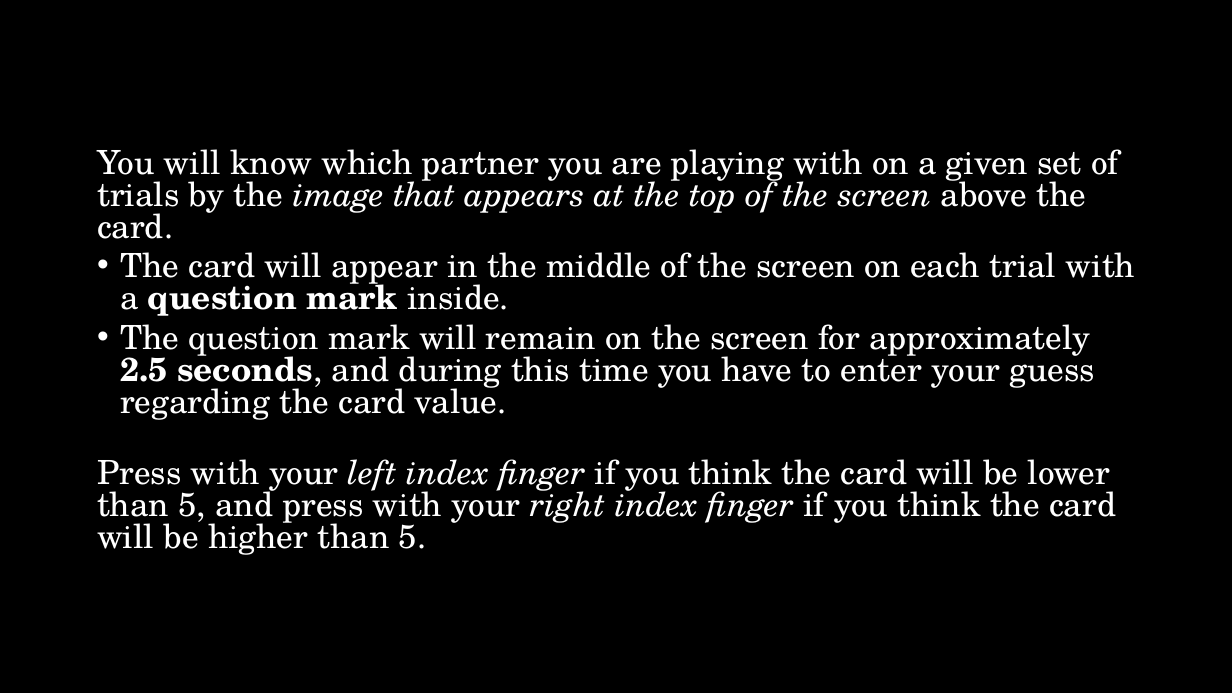
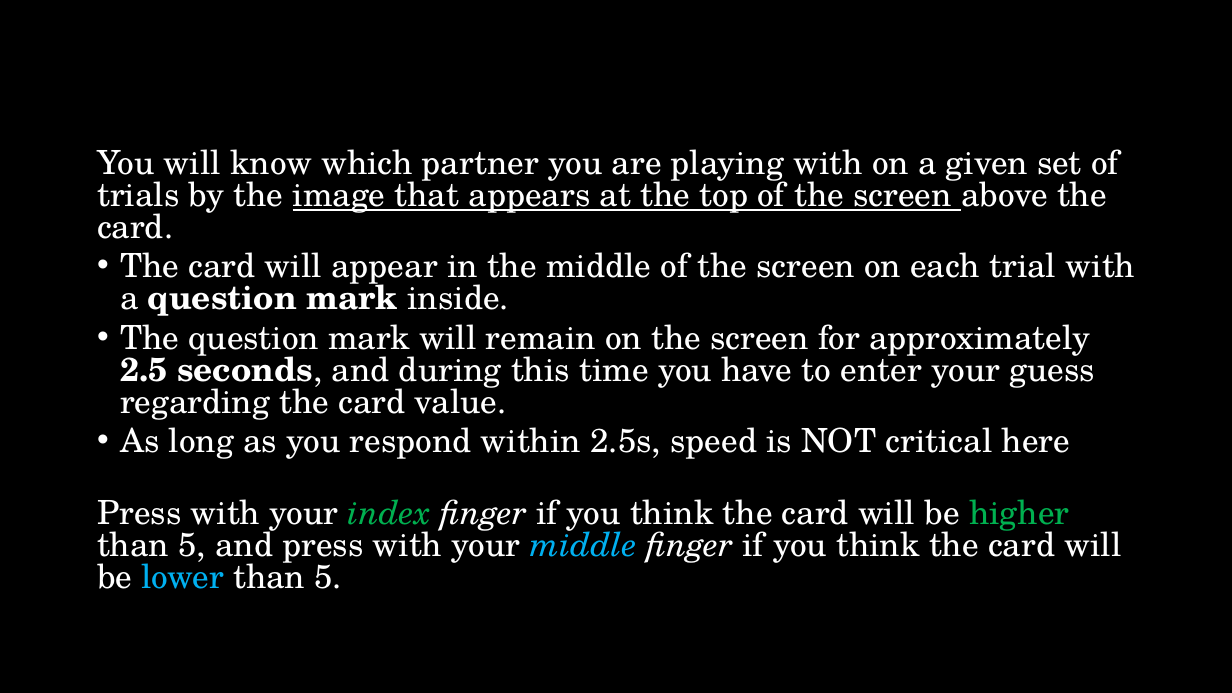
Before and after one commit to DVS-Lab/night-owls, a slide deck: slide 4 of sharedreward/Instructions.pptx (slide 5 before the commit). Drawn at 1232x693 pixels with LibreOffice and Linux fonts; fonts in the diff are those of the drawing. Boxes give left, top, right and bottom in pixels: in the first picture for what was removed or moved away, otherwise in the second. Text is boxed around its words. In the diff, an @@ line names an element or a change of style, - is before the commit and + after.

```diff
--- a/sharedreward/Instructions.pptx
+++ b/sharedreward/Instructions.pptx
@@ text at box(97, 149, 1119, 239): italic off, underline on in "image that appears at the top of ..." @@
@@ text at box(97, 419, 1121, 589): text changed @@
-Press with your left index finger if you think the card will be lower than 5, and press with your right index finger if you think the card will be higher than 5.
+• As long as you respond within 2.5s, speed is NOT critical here
+Press with your index finger if you think the card will be higher than 5, and press with your middle finger if you think the card will be lower than 5.
```
Also in this commit, not shown: 2 other slides changed, 1 slide removed, 35 other files.
